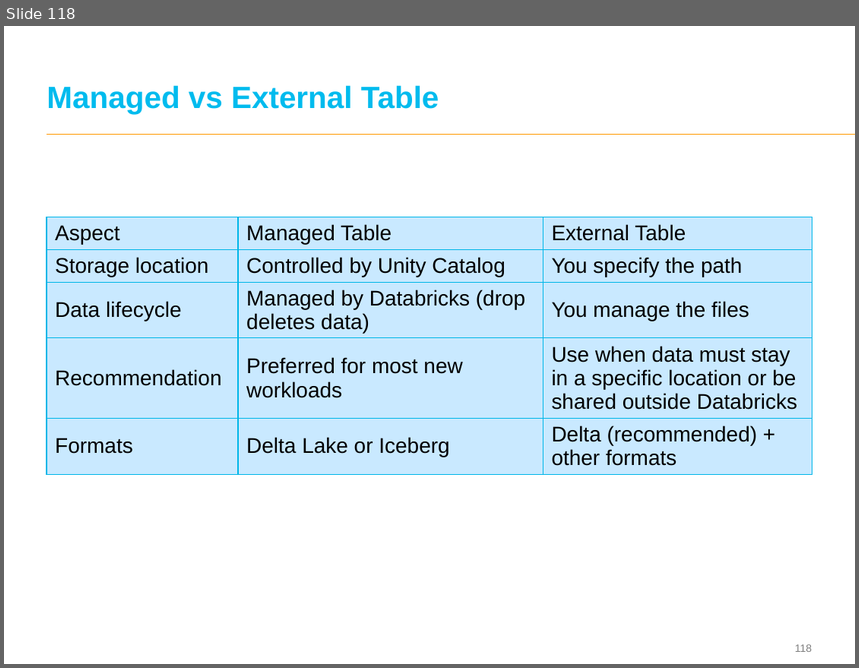
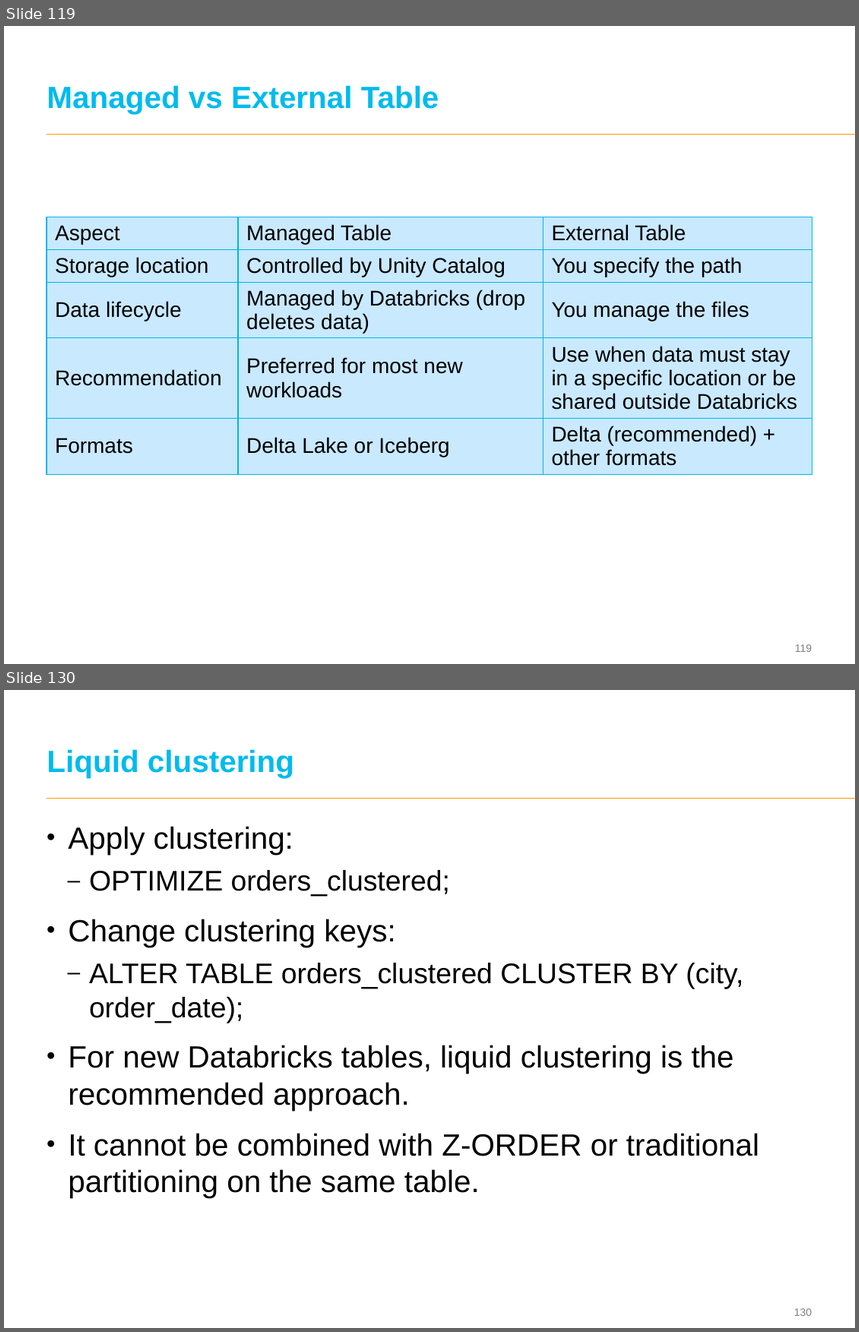
Before and after one commit to eswaribala/ltidatanov2026, a slide deck: DataAnalyticsandPlatform.pptx. Shown one above the other, each under a label of ours: slide 118 before the commit, slides 119 and 130 after it; the slides between them are not shown. The pictures are 859x668 and 859x1332 pixels, drawn with LibreOffice and Linux fonts; fonts in the diff are those of the drawing; background and template pictures are left out. Boxes give left, top, right and bottom in pixels: in the first picture for what was removed or moved away, otherwise in the second. Text is boxed around its words. In the diff, an @@ line names an element or a change of style, - is before the commit and + after.

```diff
--- a/DataAnalyticsandPlatform.pptx
+++ b/DataAnalyticsandPlatform.pptx
@@ slide 130 added at [4,690,855,1328], background #FFFFFF; not listed: 2 template elements that a slide beside it also shows @@
@@ title added at [47,749,294,778], 26 pt, text #00BBEE, bold @@
+Liquid clustering
@@ text added at [68,826,759,1198], 26 pt, text #000000 @@
+• Apply clustering:
+  – OPTIMIZE orders_clustered;
+• Change clustering keys:
+  – ALTER TABLE orders_clustered CLUSTER BY (city, order_date);
+• For new Databricks tables, liquid clustering is the recommended approach.
+• It cannot be combined with Z-ORDER or traditional partitioning on the same table.
@@ what was slide 118 is now slide 119 @@
```
Also in this commit, not shown: 2 slides changed, 19 other slides added, 1 other file.
